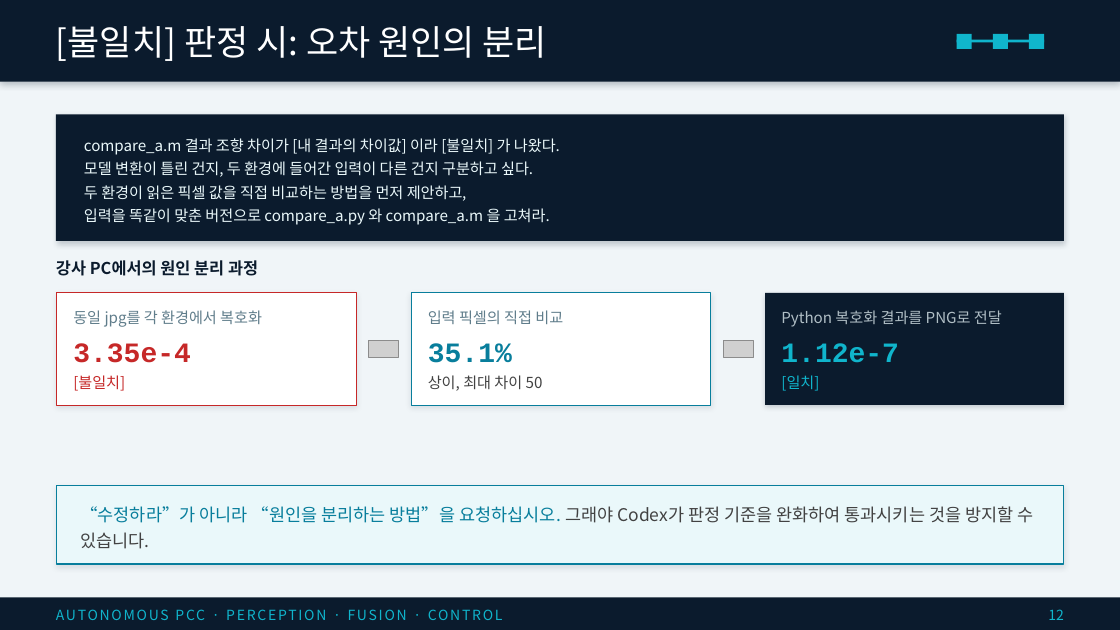
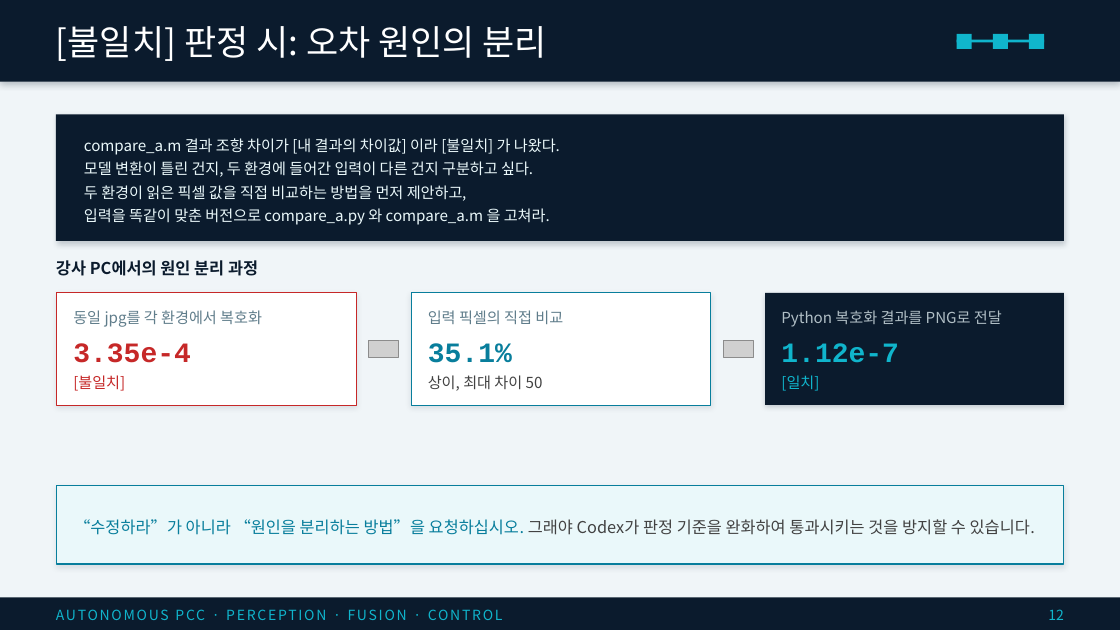
Before and after one commit to AUTONOMOUS-PCC-Inc/aypi-2026-bootcamp-cookbook, a slide deck: slide 22 of day1/3-2.donkeycar_자율주행_실습_Part2.시뮬링크로 Donkeycar 모델 주행기록 비교하기(codex).pptx (slide 12 before the commit). Drawn at 1120x630 pixels with LibreOffice and Linux fonts; fonts in the diff are those of the drawing; grey boxes stand for pictures. Boxes give left, top, right and bottom in pixels: in the first picture for what was removed or moved away, otherwise in the second. Text is boxed around its words. In the diff, an @@ line names an element or a change of style, - is before the commit and + after.

```diff
--- a/day1/3-2.donkeycar_자율주행_실습_Part2.시뮬링크로 Donkeycar 모델 주행기록 비교하기(codex).pptx
+++ b/day1/3-2.donkeycar_자율주행_실습_Part2.시뮬링크로 Donkeycar 모델 주행기록 비교하기(codex).pptx
@@ text in rectangle at (80, 506, 1033, 549): text removed @@
-“수정하라”가 아니라 “원인을 분리하는 방법”을 요청하십시오. 그래야 Codex가 판정 기준을 완화하여 통과시키는 것을 방지할 수 있습니다.
@@ text added at (74, 519, 1035, 535), 14 pt, text #424242 @@
+“수정하라”가 아니라 “원인을 분리하는 방법”을 요청하십시오. 그래야 Codex가 판정 기준을 완화하여 통과시키는 것을 방지할 수 있습니다.
```
Also in this commit, not shown: 10 slides added, 1 other file.
